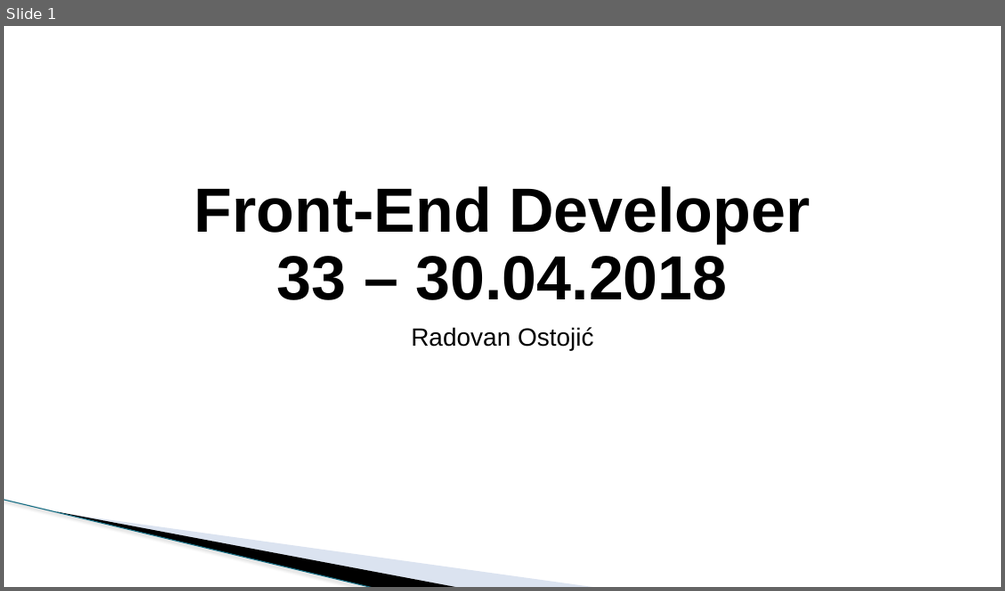
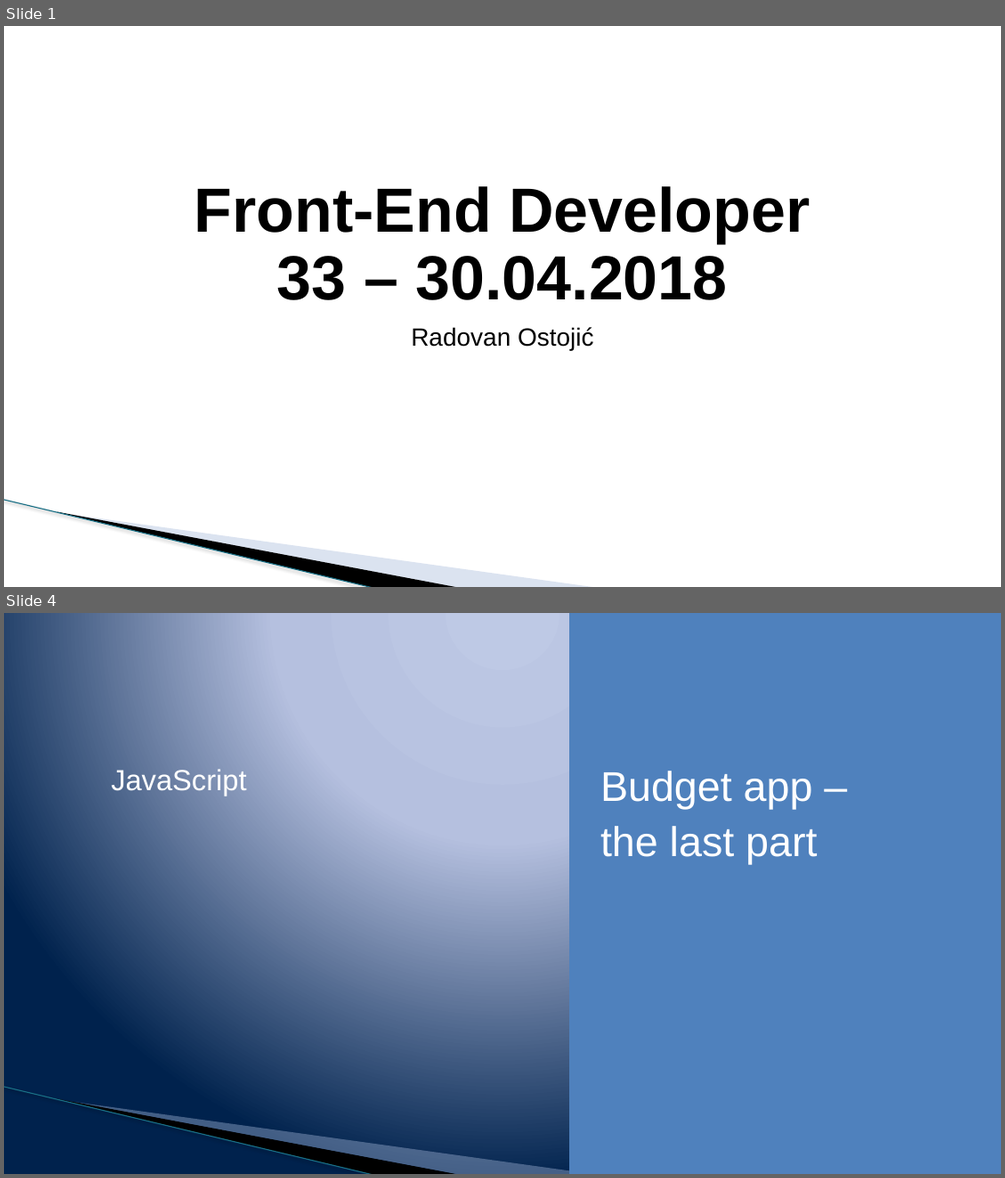
Before and after one commit to todalexcode/kurs-front-end, a slide deck: sesija-33/PPT/Front-End Developer-33.pptx. Shown one above the other, each under a label of ours: slide 1 before the commit, slides 1 and 4 after it; the slides between them are not shown. The pictures are 1005x591 and 1005x1178 pixels, drawn with LibreOffice and Linux fonts; fonts in the diff are those of the drawing; background and template pictures are left out. Boxes give left, top, right and bottom in pixels: in the first picture for what was removed or moved away, otherwise in the second. Text is boxed around its words. In the diff, an @@ line names an element or a change of style, - is before the commit and + after.

```diff
--- a/sesija-33/PPT/Front-End Developer-33.pptx
+++ b/sesija-33/PPT/Front-End Developer-33.pptx
@@ slide 4 added at bbox=[4, 613, 1001, 1174], background gradient #BFC9E5 to #B5C0E0 to #00234D; not listed: 3 template elements that a slide beside it also shows @@
@@ rectangle added at bbox=[569, 613, 1001, 1174], fill #4F81BD @@
@@ text added at bbox=[111, 767, 246, 795], 28 pt, text #FFFFFF @@
+JavaScript
@@ text added at bbox=[600, 771, 817, 864], 40 pt, text #FFFFFF @@
+Budget app –
+the last part
```
Also in this commit, not shown: 2 slides changed, 2 other slides added, 1 slide removed, 8 other files.
